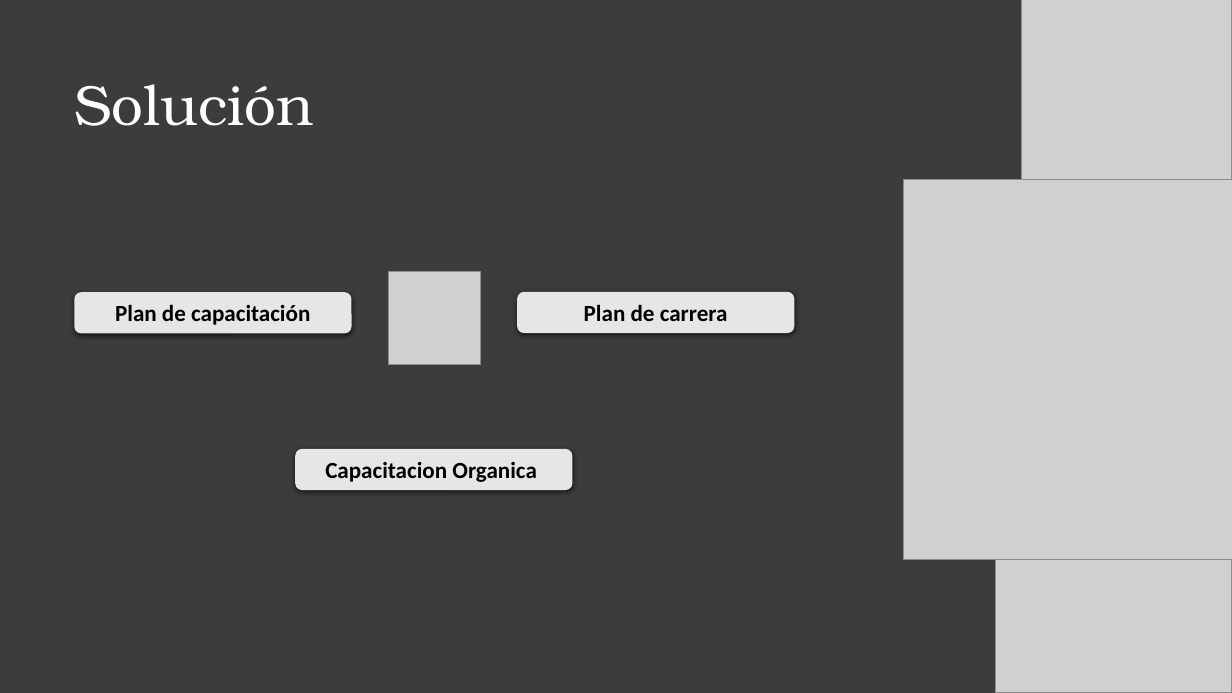
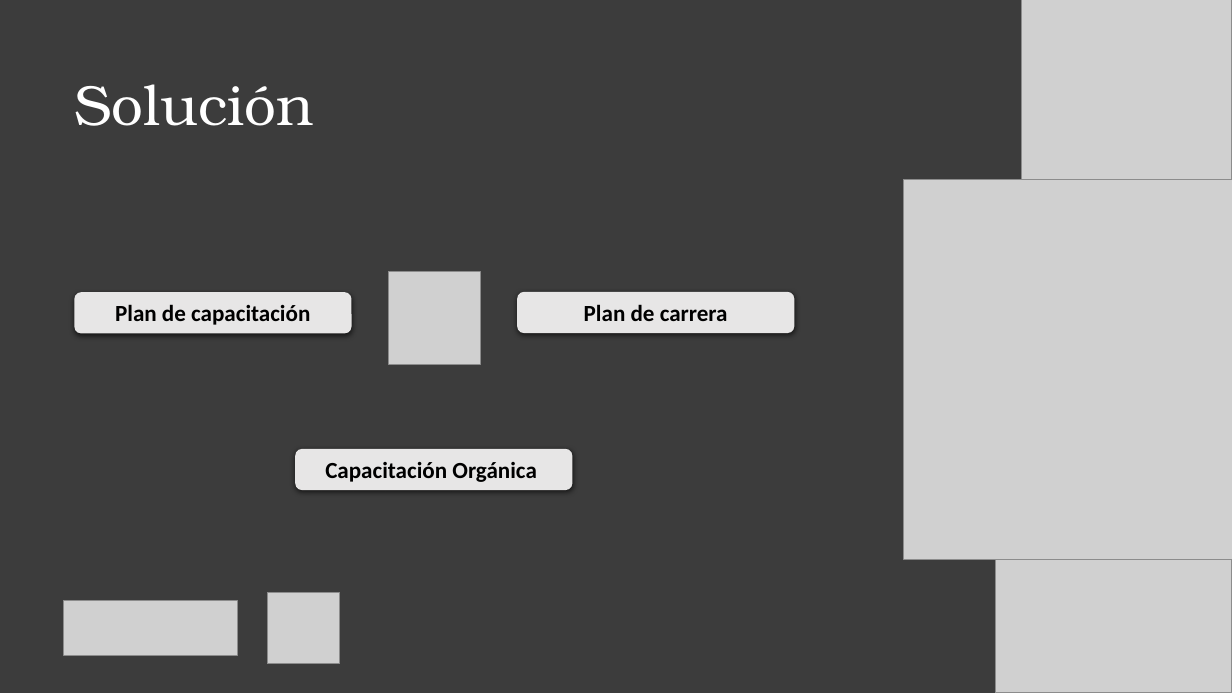
Before and after one commit to nestorpastor/nestor.github.io, a slide deck: slide 3 of Presentation.pptx. Drawn at 1232x693 pixels with LibreOffice and Linux fonts; fonts in the diff are those of the drawing; grey boxes stand for pictures. Boxes give left, top, right and bottom in pixels: in the first picture for what was removed or moved away, otherwise in the second. Text is boxed around its words. In the diff, an @@ line names an element or a change of style, - is before the commit and + after.

```diff
--- a/Presentation.pptx
+++ b/Presentation.pptx
@@ text in rounded rectangle at (325,462,536,482): text changed @@
-Capacitacion Organica
+Capacitación Orgánica
@@ picture added at (268,592,340,665) @@
@@ picture added at (64,601,238,655) @@
```
Also in this commit, not shown: 5 other slides changed.
